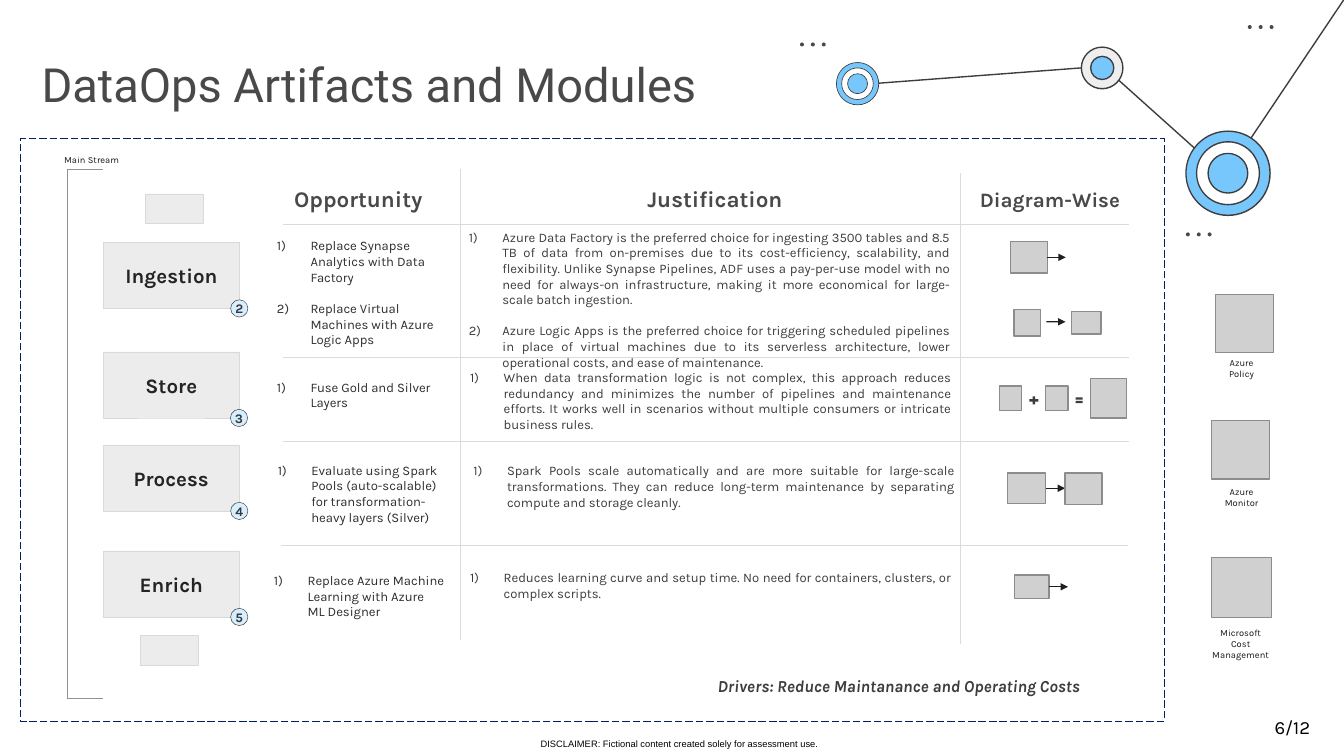
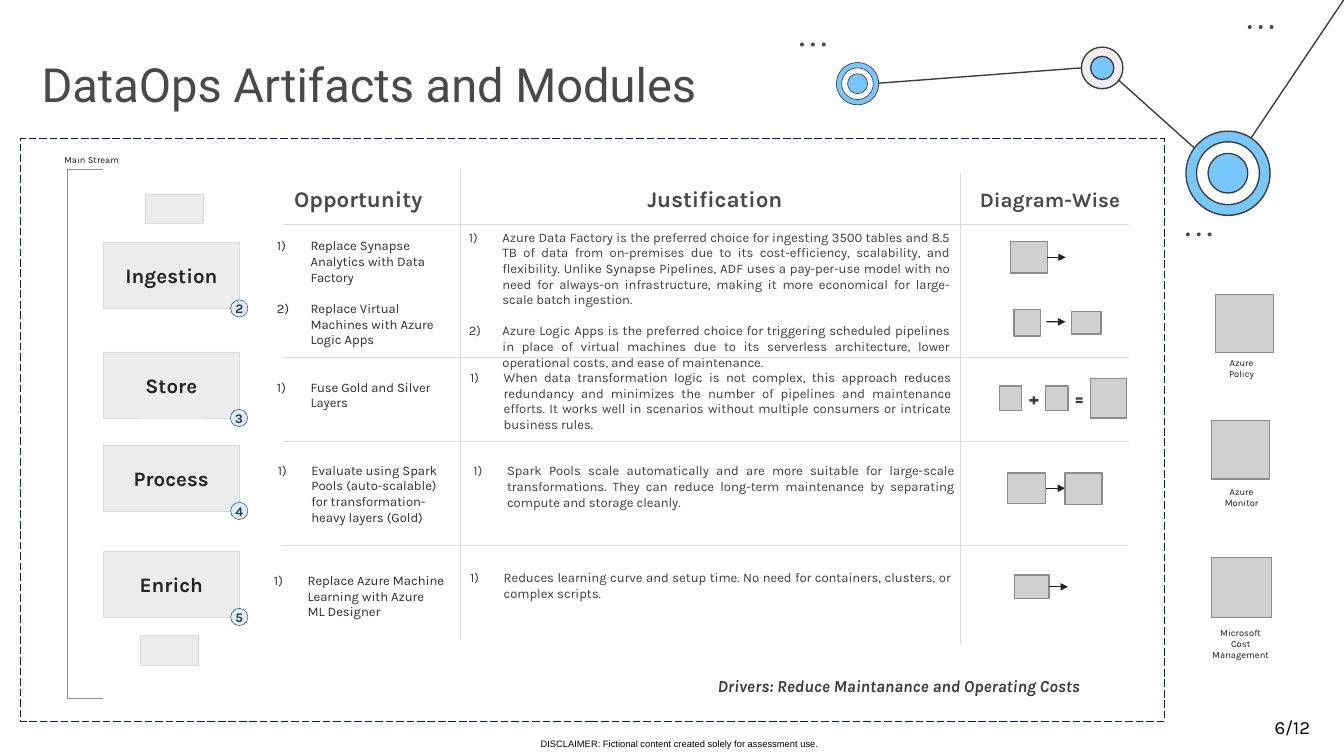
Before and after one commit to Nesk95/Allianz_BusinessCase, a slide deck: slide 6 of Allianz Business Case - Presentation.pptx. Drawn at 1344x756 pixels with LibreOffice and Linux fonts; fonts in the diff are those of the drawing; grey boxes stand for pictures; background and template pictures are left out. Boxes give left, top, right and bottom in pixels: in the first picture for what was removed or moved away, otherwise in the second. Text is boxed around its words. In the diff, an @@ line names an element or a change of style, - is before the commit and + after.

```diff
--- a/Allianz Business Case - Presentation.pptx
+++ b/Allianz Business Case - Presentation.pptx
@@ text at (x1=311, y1=466, x2=437, y2=525): text changed @@
-1) Evaluate using Spark Pools (auto-scalable) for transformation-heavy layers (Silver)
+1) Evaluate using Spark Pools (auto-scalable) for transformation-heavy layers (Gold)
```
Also in this commit, not shown: 3 other slides changed.
